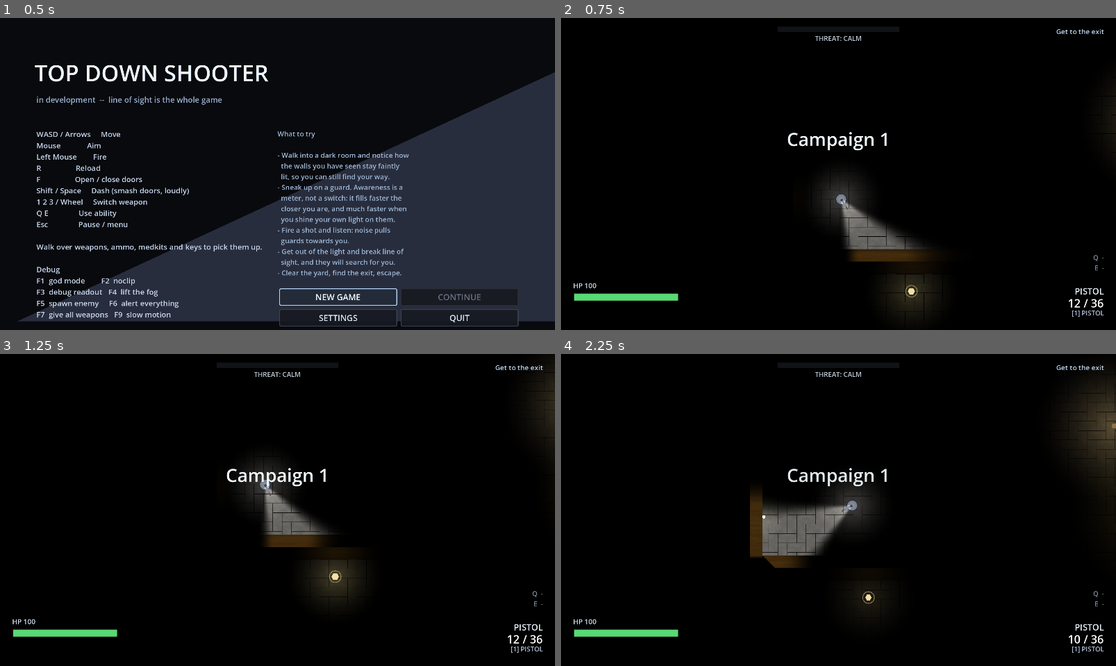
Above: before the commit, frames 1-4 (two rows, left to right).
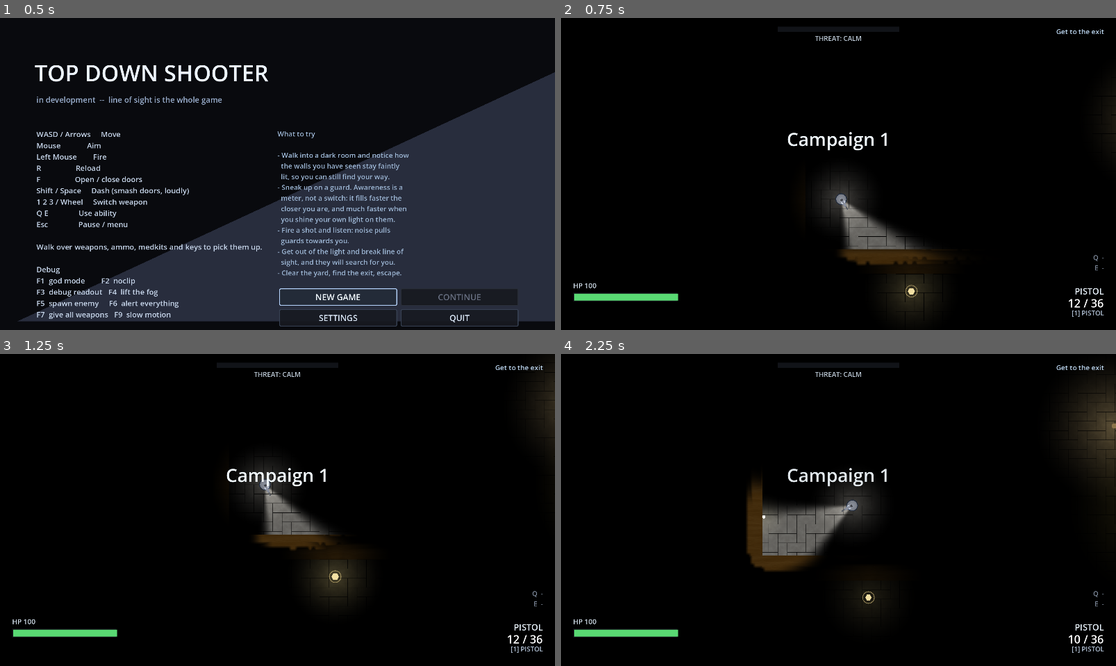
Above: after the commit, the same moments.

Repository: ThunderComplex/irregoulash
Game: Godot game, scene res://src/ui/title_screen.tscn
The game is run twice, just before and just after one commit, with the same random seed, the same clock (stepped at 60 frames per second) and the same inputs.
Inputs (mouse positions are in pixels of both pictures, inside the frame that each line leads up to):
- Up to frame 1 (0.5 s): no input
- Up to frame 2 (0.75 s): click "NEW GAME" at 0.5 s
- Up to frame 3 (1.25 s): no input
- Up to frame 4 (2.25 s): tap Enter (ui_accept) at 1.25, 1.52 s; move the mouse to (960, 494) at 1.27 s; hold D (move_right) 1.28-2 s; hold Q (ability_1) 1.28-2 s; click (960, 494) at 1.42 s; drag from (727, 525) to (844, 606) at 2.02 s

Frame 1 is identical in both runs. In frame 2, 0.2% of the frame differs, in the area x 50-67%, y 74-80%; in frame 3, 0.1%; in frame 4, 0.4%, in the area x 33-47%, y 40-70%.

Commit message:
improved wall revealing

Diff:
--- a/src/levels/surface_unshaded.gdshader
+++ b/src/levels/surface_unshaded.gdshader
@@ -7,27 +7,38 @@
 // rectangle's own interior is always behind one of its edges, so a wall can never be lit by the light it
 // occludes. Instead of lighting the wall, this samples `RevealMask` -- a low-resolution photograph of the
 // level's lighting, in which the player's cone and the lamps have already done their work, shadows and
-// all -- and multiplies the wall by it. A wall is therefore visible exactly where it is lit, and a long
-// wall shows only the lit stretch of itself.
+// all -- and multiplies the wall by it.
+//
+// The mask is read in a *ring* around each pixel rather than by stepping out through an edge, and that
+// detail matters: a wall is built from rectangles, so at a join the nearest edge of the rectangle a pixel
+// belongs to is an interior edge, shared with the next wall. Stepping out through it samples the
+// neighbour's shadow, which showed up as a lit seam running along every join. A ring asks the question
+// the design actually means -- "is the space around this part of the wall lit" -- and does not care how
+// many rectangles the wall is made of.
 #include "res://src/levels/surface_common.gdshaderinc"
 
 uniform sampler2D reveal : hint_default_white, filter_linear, repeat_disable;
 uniform vec2 reveal_origin = vec2(0.0);
 uniform vec2 reveal_size = vec2(1.0);
-// How far outside the wall the mask is read. Reading *at* the wall would read its own shadow: a wall is
-// an occluder, so the lighting photographed on top of it is darkness.
-uniform float reveal_probe = 10.0;
+// Extra reach beyond half the wall's thickness, so the ring clears the wall itself.
+uniform float reveal_reach : hint_range(0.0, 96.0) = 4.0;
+// Samples around the ring. Eight is enough to read as smooth at mask resolution.
+uniform int reveal_samples : hint_range(4, 16) = 8;
+
+float sample_mask(vec2 world_point) {
+	vec2 uv = clamp((world_point - reveal_origin) / reveal_size, vec2(0.0), vec2(1.0));
+	return texture(reveal, uv).r;
+}
 
 void fragment() {
 	vec3 col = surface_color();
-	// Step out through the nearest edge to ask "how lit is the space beside this wall, here". That is the
-	// closest thing to lighting a surface that casts its own shadow can have.
-	vec2 edge_distance = size_world * 0.5 - abs(local_pos);
-	vec2 outward = edge_distance.x < edge_distance.y
-		? vec2(sign(local_pos.x + 0.0001), 0.0)
-		: vec2(0.0, sign(local_pos.y + 0.0001));
-	vec2 probe = world_pos + outward * (min(edge_distance.x, edge_distance.y) + reveal_probe);
-	vec2 reveal_uv = clamp((probe - reveal_origin) / reveal_size, vec2(0.0), vec2(1.0));
-	float lit = texture(reveal, reveal_uv).r;
+	// Half the *thinner* dimension plus a margin: that reaches past the wall from anywhere inside it,
+	// including the centre of a thick block, without reaching across a room.
+	float radius = min(size_world.x, size_world.y) * 0.5 + reveal_reach;
+	float lit = sample_mask(world_pos);
+	for (int i = 0; i < reveal_samples; i++) {
+		float angle = (float(i) / float(reveal_samples)) * 6.28318530718;
+		lit = max(lit, sample_mask(world_pos + vec2(cos(angle), sin(angle)) * radius));
+	}
 	COLOR = vec4(col * lit, 1.0);
 }
--- a/src/levels/wall_decor.gd
+++ b/src/levels/wall_decor.gd
@@ -160,7 +160,7 @@
 	var points: PackedVector2Array = entry["points"]
 	var normals: PackedVector2Array = entry["normals"]
 	var scales: PackedFloat32Array = entry["scales"]
-	var owners: Array = entry["owners"]
+	# var owners: Array = entry["owners"]
 	var south: Array = entry["south"]
 	var count: int = points.size()
 
Binary file changed: dev/shots/surfaces_01_overview.png
Binary file changed: dev/shots/surfaces_02_long_wall.png
Binary file changed: dev/shots/surfaces_03_block_and_corner.png
Binary file changed: dev/shots/surfaces_04_stub.png
Binary file changed: dev/shots/surfaces_05_floor_pool.png
Binary file changed: dev/shots/surfaces_06_plain_compare.png
